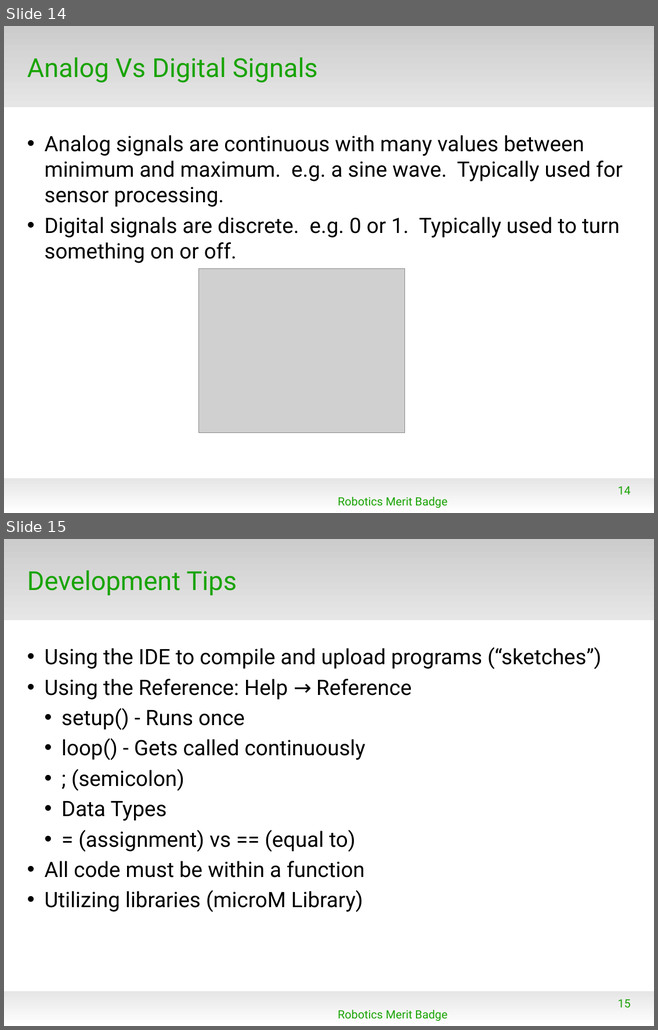
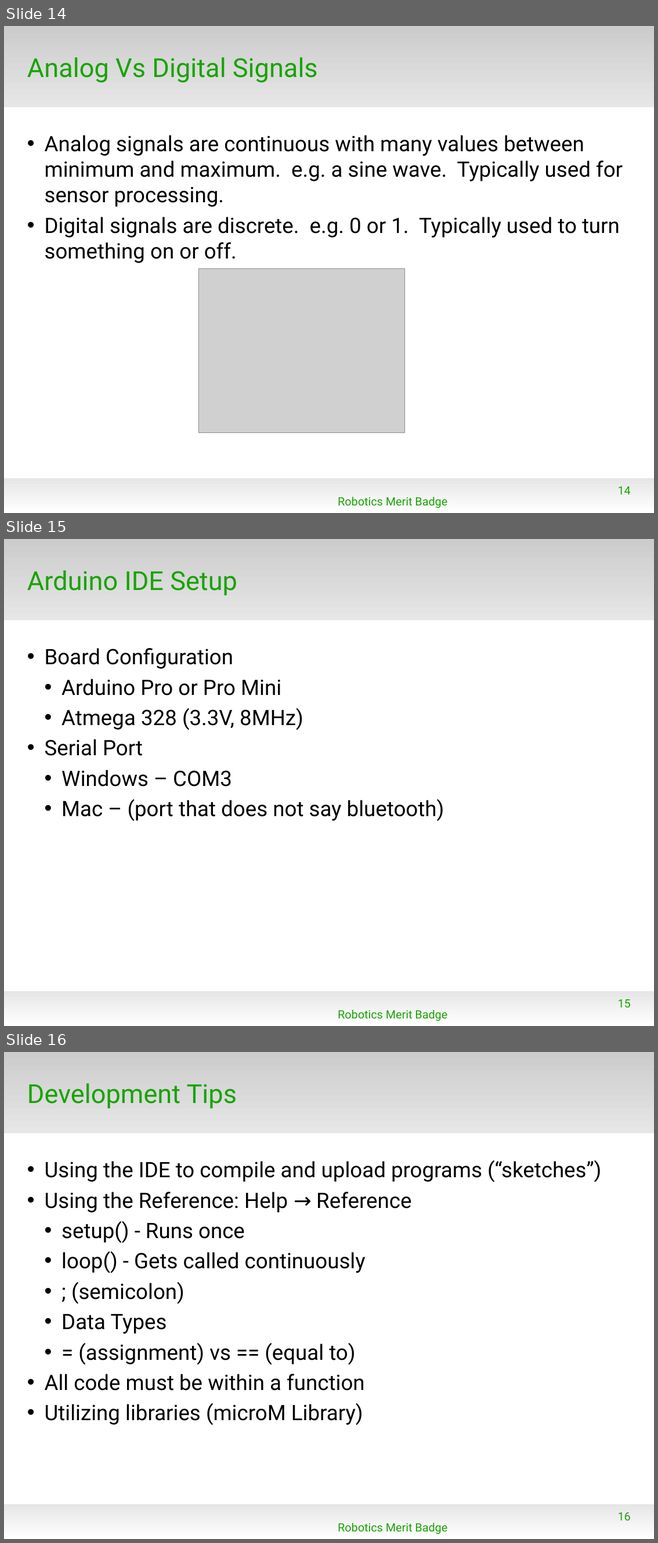
Before and after one commit to spiderman-2099/RoboticsMB, a slide deck: doc/RMB_Session1.odp. Shown one above the other, each under a label of ours: slides 14 and 15 before the commit, slides 14, 15 and 16 after it. The pictures are 658x1030 and 658x1543 pixels, drawn with LibreOffice and Linux fonts; fonts in the diff are those of the drawing; grey boxes stand for pictures; background and template pictures are left out. Boxes give left, top, right and bottom in pixels: in the first picture for what was removed or moved away, otherwise in the second. Text is boxed around its words. In the diff, an @@ line names an element or a change of style, - is before the commit and + after.

Commit message:
Update Session 1 slides with Arduino IDE Setup, Class Reference Guide Link

```diff
--- a/doc/RMB_Session1.odp
+++ b/doc/RMB_Session1.odp
@@ slide 15 added at [4, 539, 654, 1026], background #FFFFFF; not listed: 2 template elements that a slide beside it also shows @@
@@ title added at [27, 570, 237, 595], 32 pt, text #18A303 @@
+Arduino IDE Setup
@@ text added at [45, 648, 444, 821], 26 pt, text #000000 @@
+• Board Configuration
+  • Arduino Pro or Pro Mini
+  • Atmega 328 (3.3V, 8MHz)
+• Serial Port
+  • Windows – COM3
+  • Mac – (port that does not say bluetooth)
@@ page number added at [618, 1000, 630, 1008], 14 pt, text #18A303 @@
+15
@@ text added at [338, 1010, 447, 1021], 14 pt, text #18A303 @@
+Robotics Merit Badge
@@ what was slide 15 is now slide 16 @@
@@ page number at [618, 1513, 630, 1521]: text changed @@
-15
+16
```
Also in this commit, not shown: 3 slides changed, 1 other file.
